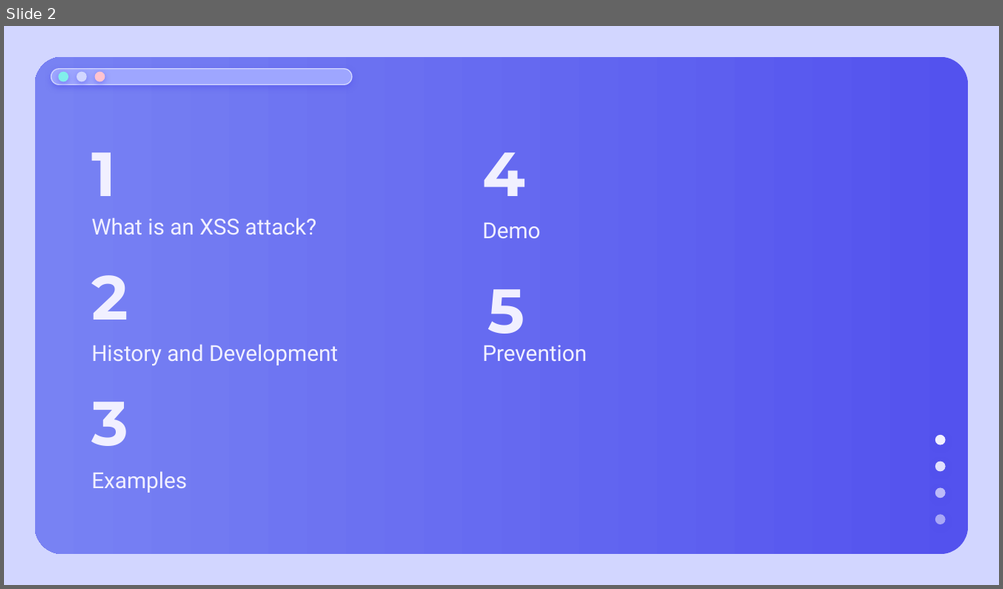
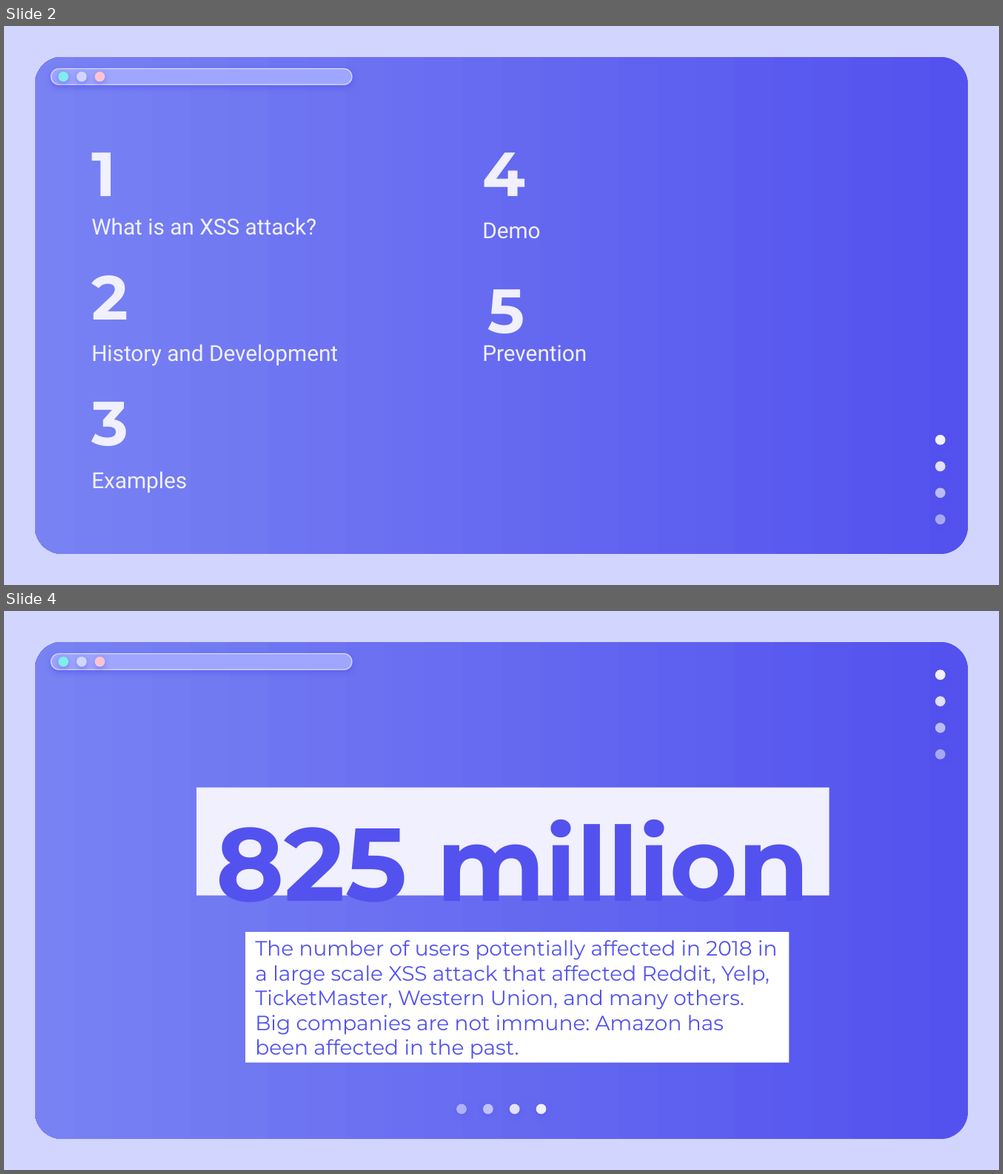
Before and after one commit to kszeto20/CyberFinalProject, a slide deck: Presentation/CyberXSSPresentation.pptx. Shown one above the other, each under a label of ours: slide 2 before the commit, slides 2 and 4 after it; the slides between them are not shown. The pictures are 1003x589 and 1003x1174 pixels, drawn with LibreOffice and Linux fonts; fonts in the diff are those of the drawing. Boxes give left, top, right and bottom in pixels: in the first picture for what was removed or moved away, otherwise in the second. Text is boxed around its words. In the diff, an @@ line names an element or a change of style, - is before the commit and + after.

```diff
--- a/Presentation/CyberXSSPresentation.pptx
+++ b/Presentation/CyberXSSPresentation.pptx
@@ slide 4 added at box(4, 611, 999, 1170), background #D2D6FF; not listed: 5 template elements that a slide beside it also shows @@
@@ group added at box(935, 669, 945, 759): 4 ellipses @@
@@ title added at box(197, 788, 830, 897), fill #F1F0FF, 75 pt, text #5352EE, bold @@
+825 million
@@ subtitle added at box(246, 932, 788, 1062), fill #FFFFFF, 15 pt, text #5352EE @@
+The number of users potentially affected in 2018 in a large scale XSS attack that affected Reddit, Yelp, TicketMaster, Western Union, and many others. Big companies are not immune: Amazon has been affected in the past.
@@ group added at box(457, 1105, 546, 1114): 4 ellipses @@
```
Also in this commit, not shown: 3 other slides added, 1 slide removed.
